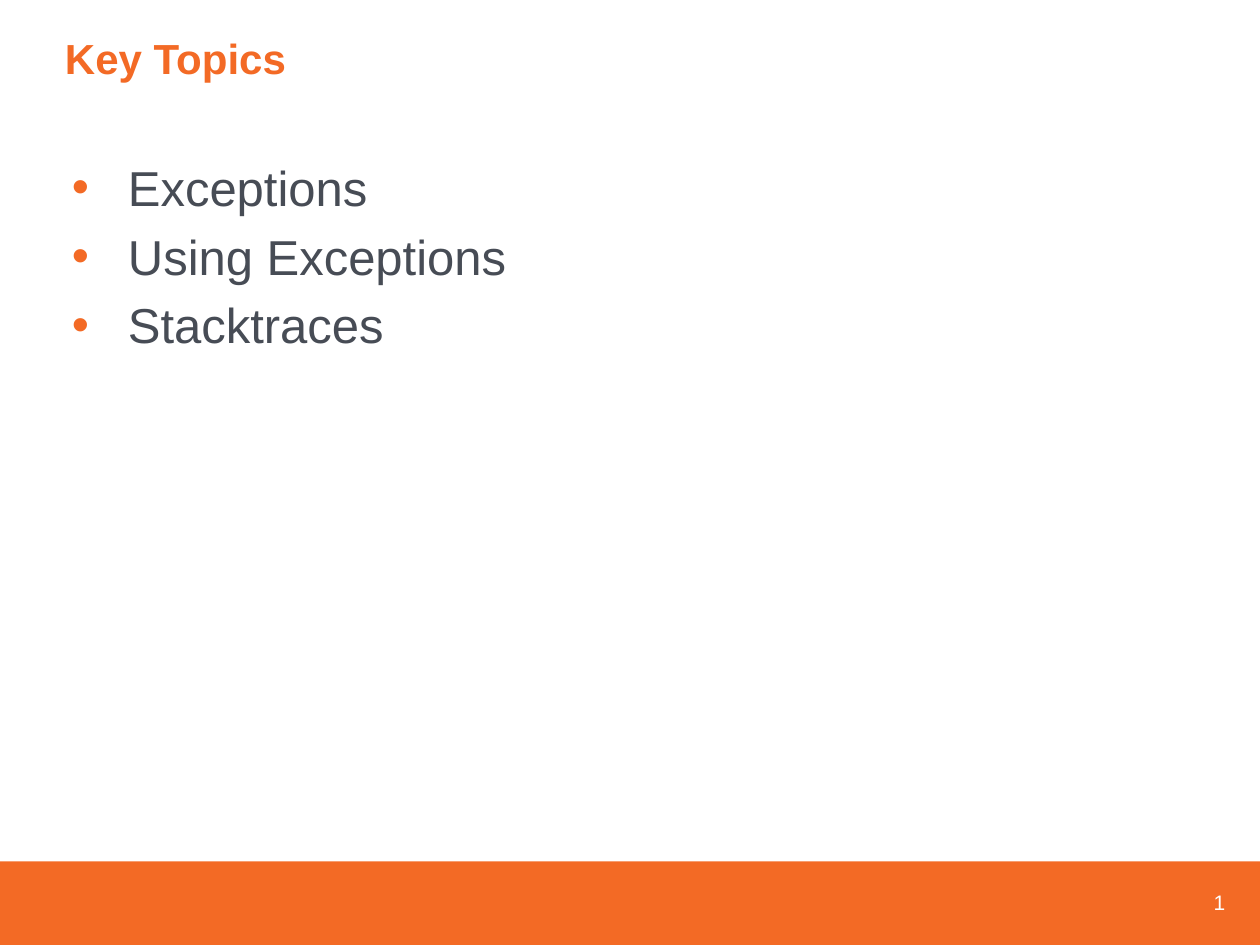
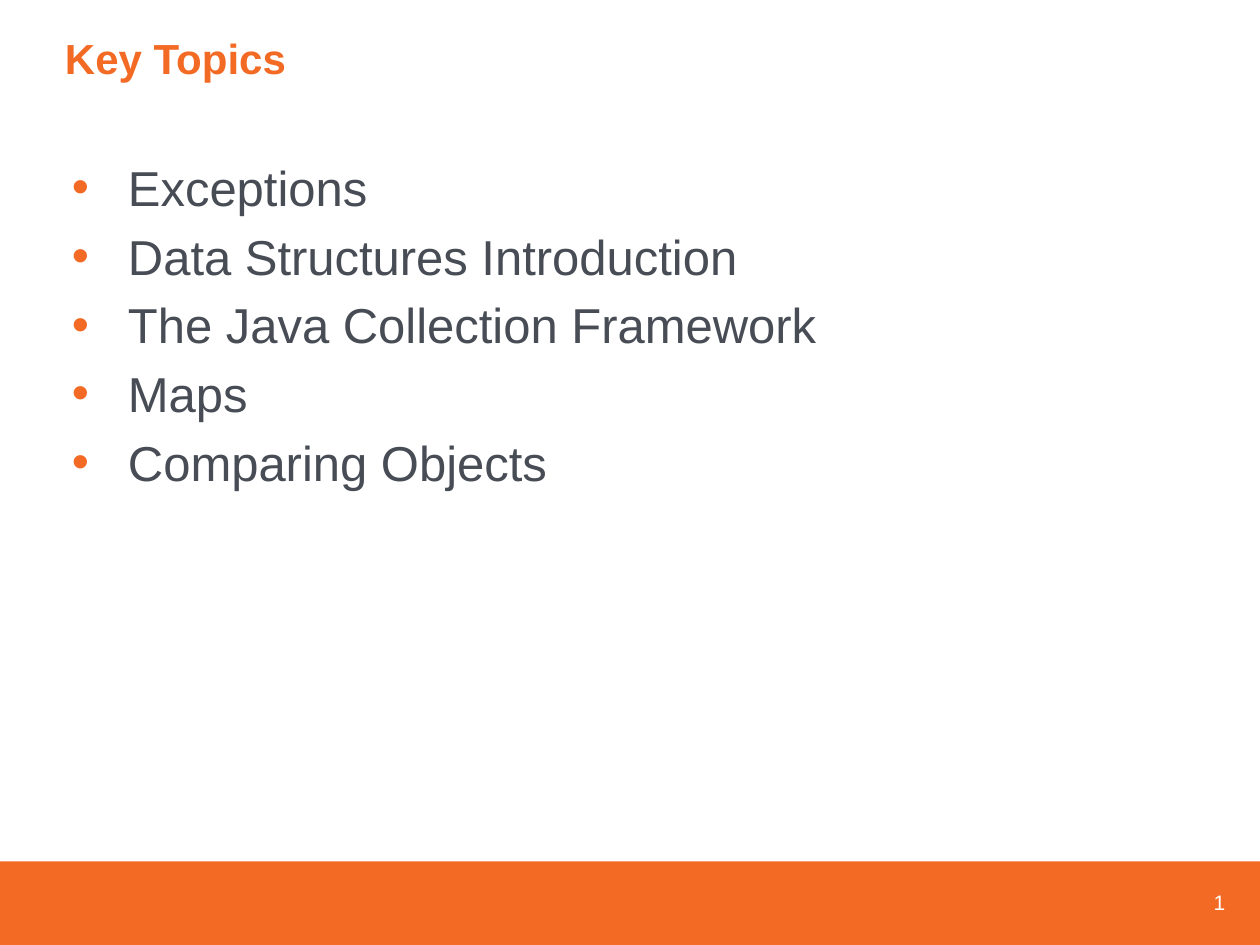
Before and after one commit to jhigherevature/spark-examples, a slide deck: slide 2 of revised-ppts/Day 15 PPT.pptx. Drawn at 1260x945 pixels with LibreOffice and Linux fonts; fonts in the diff are those of the drawing; background and template pictures are left out. Boxes give left, top, right and bottom in pixels: in the first picture for what was removed or moved away, otherwise in the second. Text is boxed around its words. In the diff, an @@ line names an element or a change of style, - is before the commit and + after.

```diff
--- a/revised-ppts/Day 15 PPT.pptx
+++ b/revised-ppts/Day 15 PPT.pptx
@@ text at <box>128,239,816,491</box>: text changed @@
-• Using Exceptions
-• Stacktraces
+• Data Structures Introduction
+• The Java Collection Framework
+• Maps
+• Comparing Objects
```
Also in this commit, not shown: 1 other slide changed, 13 slides added, 2 slides removed, 15 other files.
